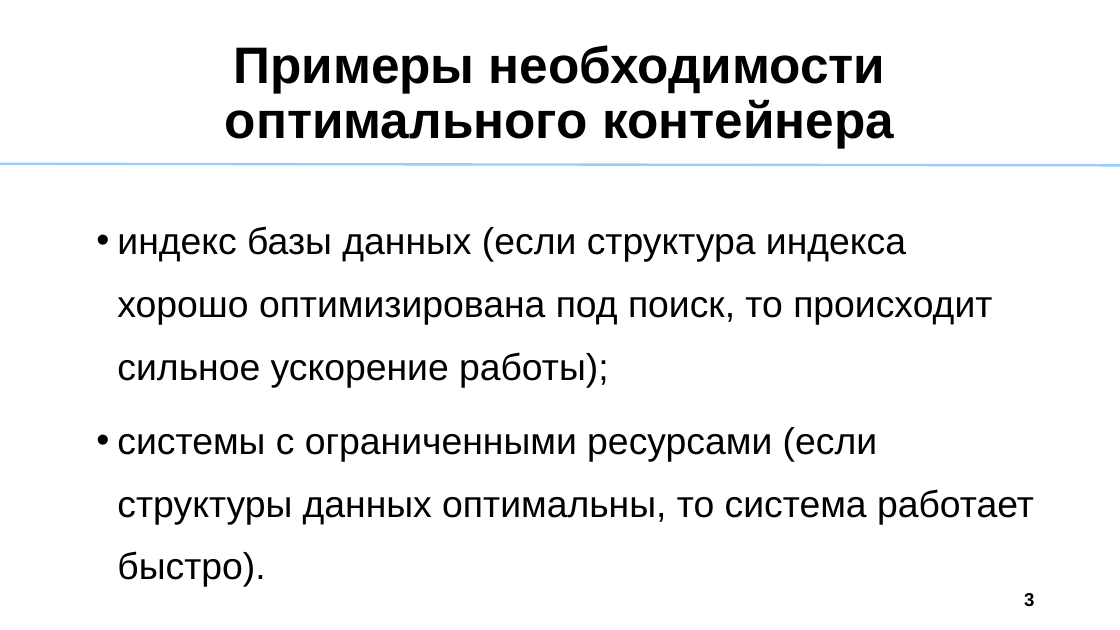
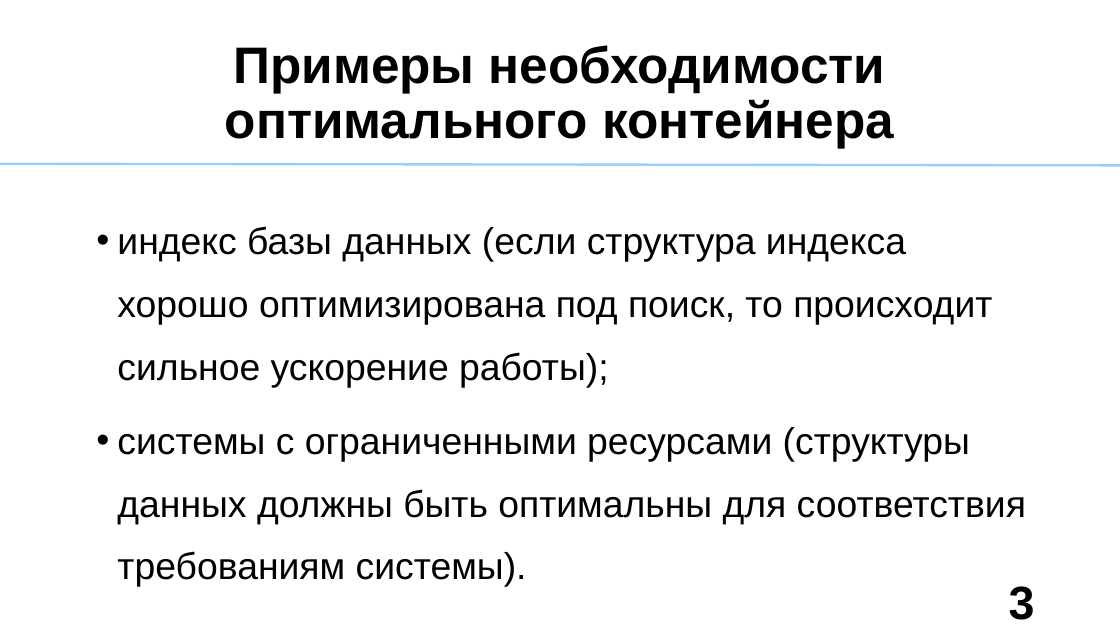
Before and after one commit to Akbars36/StorageAnalyzer, a slide deck: slide 3 of VizualizationResult/Sredstva_analiza_nagruzki_last.ppt. Drawn at 1120x630 pixels with LibreOffice and Linux fonts; fonts in the diff are those of the drawing. Boxes give left, top, right and bottom in pixels: in the first picture for what was removed or moved away, otherwise in the second. Text is boxed around its words. In the diff, an @@ line names an element or a change of style, - is before the commit and + after.

```diff
--- a/VizualizationResult/Sredstva_analiza_nagruzki_last.ppt
+++ b/VizualizationResult/Sredstva_analiza_nagruzki_last.ppt
@@ text at <box>117,427,1026,587</box>: text changed @@
-• системы с ограниченными ресурсами (если структуры данных оптимальны, то система работает быстро).
+• системы с ограниченными ресурсами (структуры данных должны быть оптимальны для соответствия требованиям системы).
@@ page number at <box>1009,586,1035,620</box>: size 16 to 40 pt; line spacing 0.8 to 1 @@
```
Also in this commit, not shown: 5 other slides changed, 1 slide added, 5 slides removed, 3 other files.
